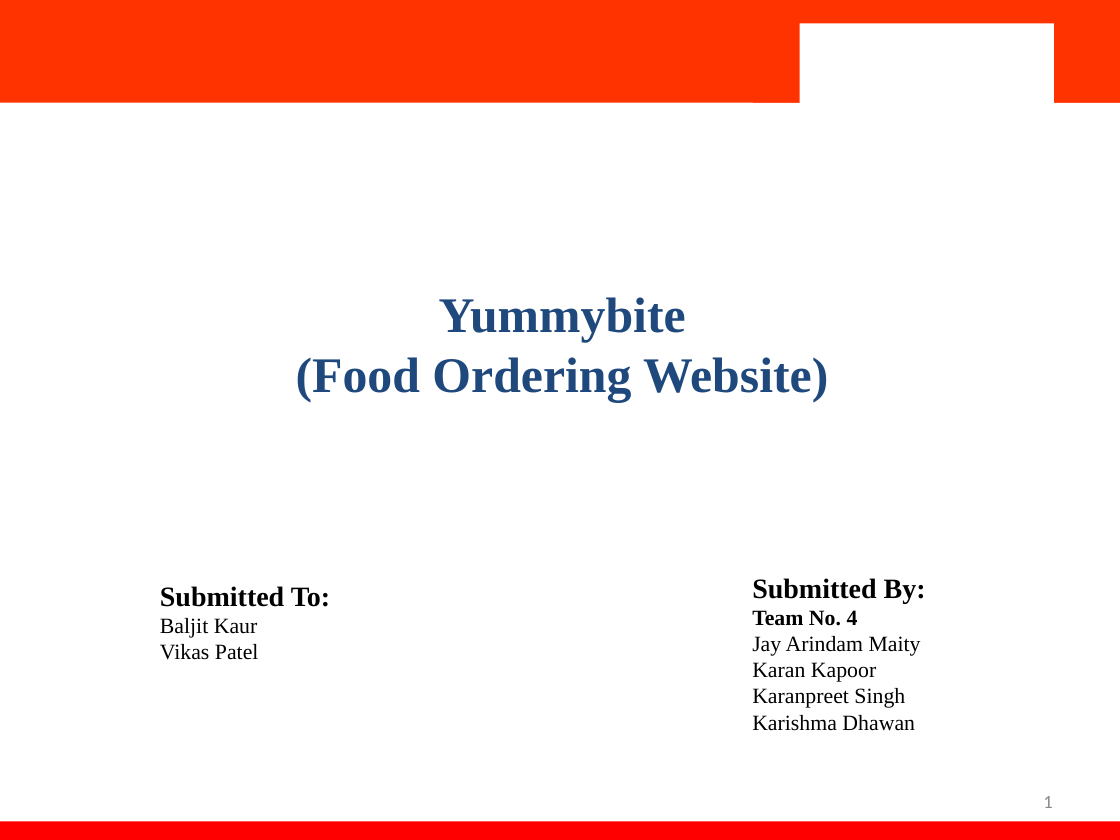
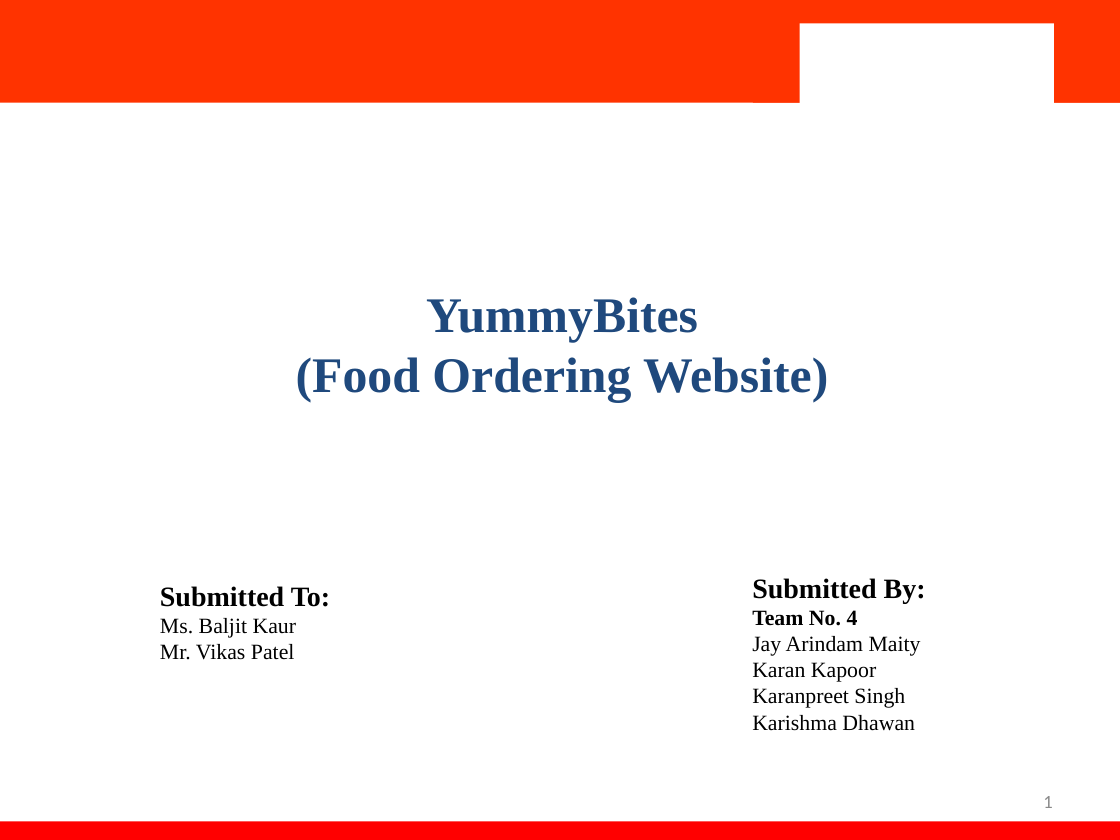
Before and after one commit to JayArindam/yummybites, a slide deck: slide 1 of YummyBite.pptx. Drawn at 1120x840 pixels with LibreOffice and Linux fonts; fonts in the diff are those of the drawing; background and template pictures are left out. Boxes give left, top, right and bottom in pixels: in the first picture for what was removed or moved away, otherwise in the second. Text is boxed around its words. In the diff, an @@ line names an element or a change of style, - is before the commit and + after.

```diff
--- a/YummyBite.pptx
+++ b/YummyBite.pptx
@@ title at [296,297,828,402]: text changed @@
-Yummybite
-(Food Ordering Website)
+YummyBites
+(Food Ordering Website)
@@ text at [160,618,297,660]: text changed @@
-Baljit Kaur
-Vikas Patel
+Ms. Baljit Kaur
+Mr. Vikas Patel
```
Also in this commit, not shown: 5 other slides changed, 6 slides added, 1 slide removed.
